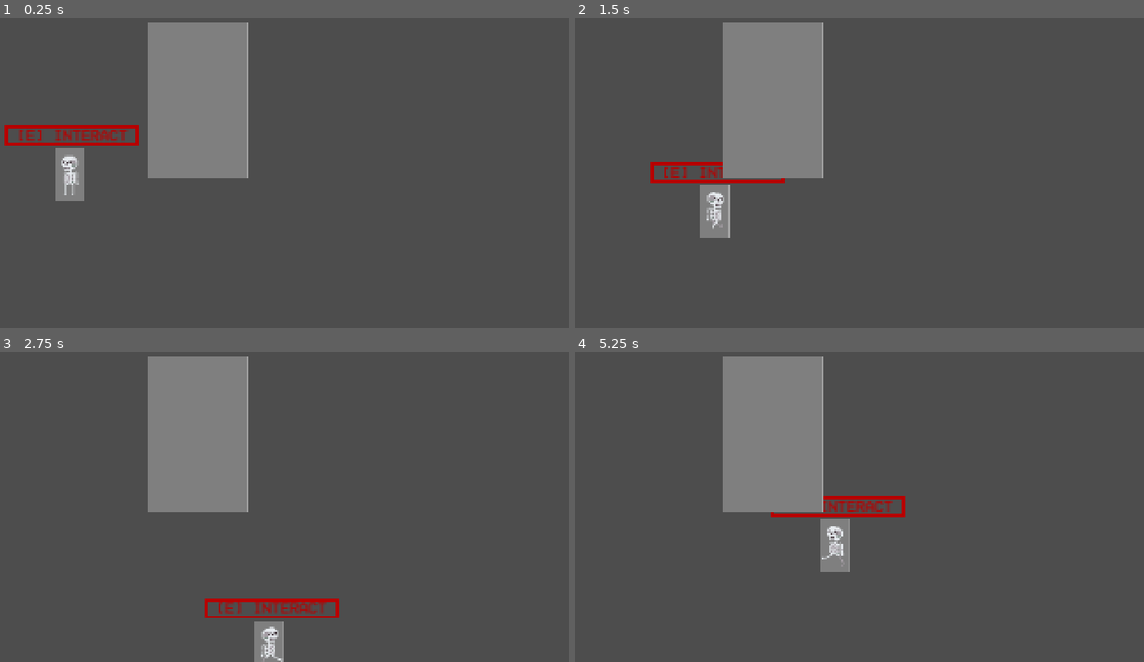
Above: before the commit, frames 1-4 (two rows, left to right).
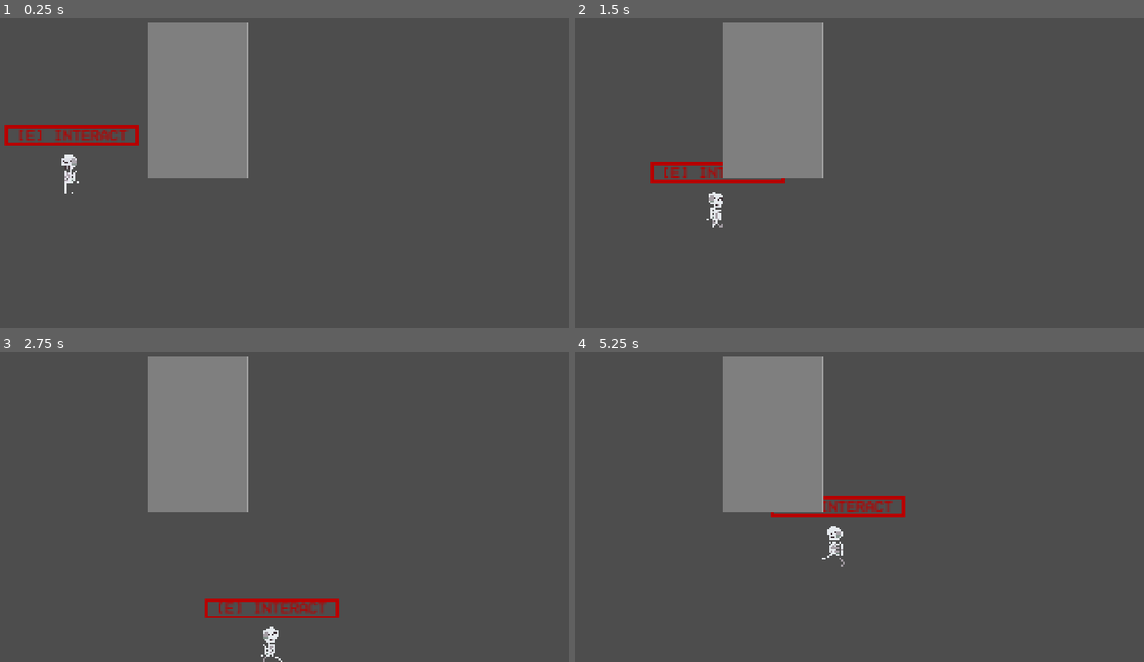
Above: after the commit, the same moments.

Repository: bruttosozial/FoundAndLost
Game: Godot game, scene res://Scenes/main.tscn
The game is run twice, just before and just after one commit, with the same random seed, the same clock (stepped at 60 frames per second) and the same inputs. The engine's default icon, where the game draws it, is replaced by a stand-in: a white triangle on a blue panel in a dark square.
Inputs:
- Up to frame 1 (0.25 s): no input
- Up to frame 2 (1.5 s): hold Right (ui_right) 0.53-1.28 s; tap E (interact) at 0.6, 1.35 s; hold Down (ui_down) from 1.28 s (still down)
- Up to frame 3 (2.75 s): release Down (ui_down) at 2.03 s; hold Right (ui_right) from 2.03 s (still down); tap E (interact) at 2.1 s
- Up to frame 4 (5.25 s): release Right (ui_right) at 2.78 s; hold Up (ui_up) 2.78-3.53 s; tap E (interact) every 0.75 s from 2.85 to 5.1 s; hold Left (ui_left) 3.53-5.03 s; hold Down (ui_down) from 5.03 s (still down)

The runs differ from the first frame. In frame 1, 0.8% of the frame differs, in the area x 9-15%, y 41-60%; in frame 2, 0.8%; in frame 3, 0.6%; in frame 4, 0.8%.

Commit message:
skeleton: Set 'nearest' texture filtering

Diff:
--- a/Scenes/Skelly.tscn
+++ b/Scenes/Skelly.tscn
@@ -1,7 +1,6 @@
 [gd_scene format=3 uid="uid://c5cbhrcednbmc"]
 
 [ext_resource type="Script" uid="uid://dvk6qbqbyp5s3" path="res://Scripts/skelly.gd" id="1_ltsch"]
-[ext_resource type="Texture2D" uid="uid://bq2c64kuek34o" path="res://Assets/playerBlock.png" id="2_ltsch"]
 [ext_resource type="Texture2D" uid="uid://cbssrmergedy8" path="res://Assets/icon.svg" id="3_yf50s"]
 [ext_resource type="Theme" uid="uid://bo45umqon0p4n" path="res://Resources/footage_deleted.tres" id="4_smh3g"]
 [ext_resource type="Texture2D" uid="uid://dl8qmlfs6c2wi" path="res://Assets/Character/sk_elleton-Sheet.png" id="5_4u5wa"]
@@ -70,11 +69,6 @@
 motion_mode = 1
 script = ExtResource("1_ltsch")
 
-[node name="PlayerBlock" type="Sprite2D" parent="." unique_id=1986204866]
-position = Vector2(-2.5000024, -7.9999995)
-scale = Vector2(0.52222216, 0.5375)
-texture = ExtResource("2_ltsch")
-
 [node name="CollisionShape2D" type="CollisionShape2D" parent="." unique_id=899463909]
 position = Vector2(-4, -7)
 shape = SubResource("CapsuleShape2D_3mm3k")
@@ -108,6 +102,7 @@
 vertical_alignment = 1
 
 [node name="AnimatedSprite2D" type="AnimatedSprite2D" parent="." unique_id=1289205680]
+texture_filter = 1
 position = Vector2(-2, -7)
 scale = Vector2(1.96875, 1.96875)
 sprite_frames = SubResource("SpriteFrames_r5iys")
Not shown, changed: Assets/Character/sk_elleton_idle-Sheet.png.import
